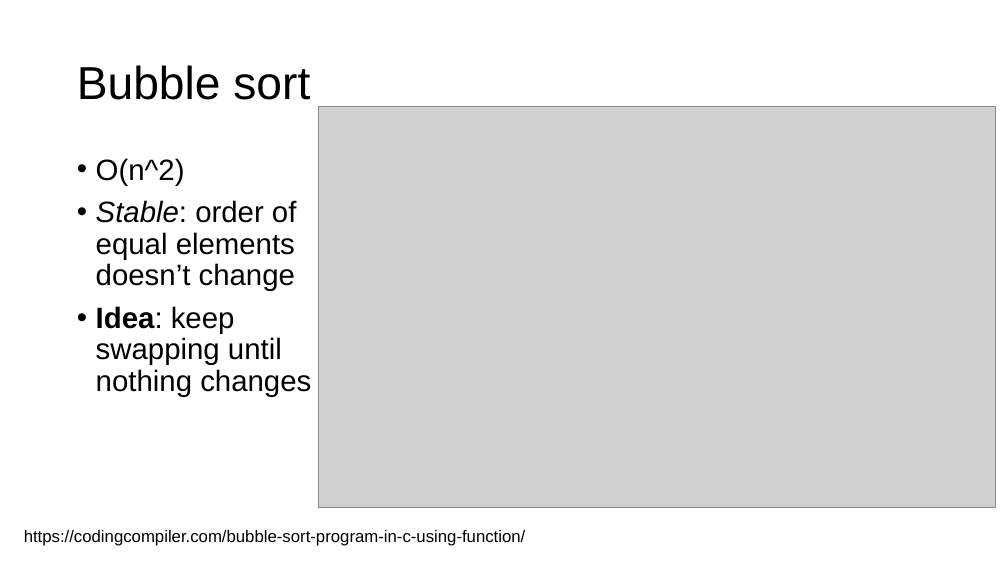
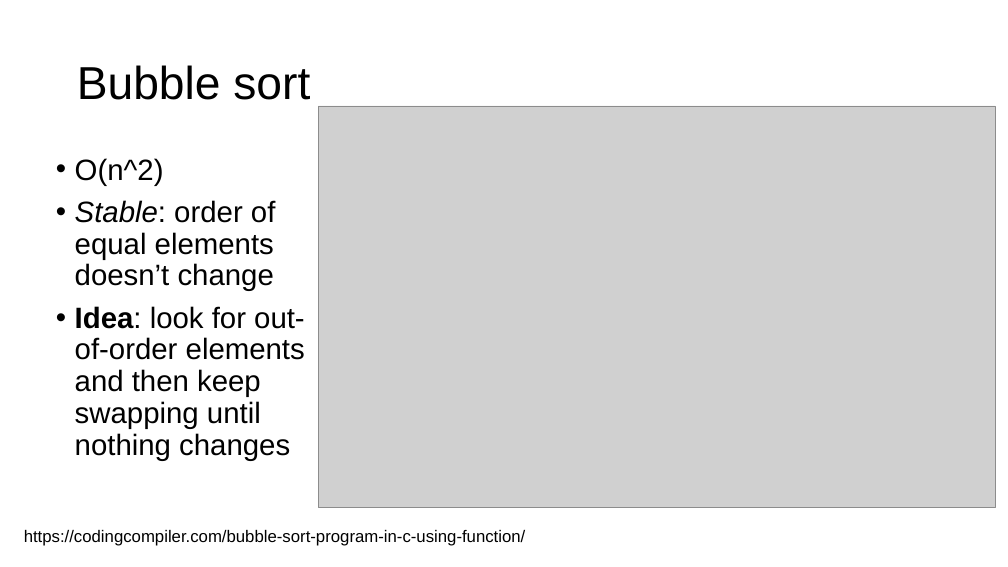
Before and after one commit to parrt/msds689, a slide deck: slide 3 of notes/sorting.pptx. Drawn at 1008x567 pixels with LibreOffice and Linux fonts; fonts in the diff are those of the drawing; grey boxes stand for pictures; background and template pictures are left out. Boxes give left, top, right and bottom in pixels: in the first picture for what was removed or moved away, otherwise in the second. Text is boxed around its words. In the diff, an @@ line names an element or a change of style, - is before the commit and + after.

```diff
--- a/notes/sorting.pptx
+++ b/notes/sorting.pptx
@@ text "O(n^2)": place and size @@
-text "O(n^2)" at bbox=[96, 158, 311, 397]
+text "O(n^2)" at bbox=[75, 158, 305, 461]
@@ text at bbox=[75, 306, 305, 461]: text changed @@
-• Idea: keep
-  swapping until
-  nothing changes
+• Idea: look for out-of-order elements and then keep
+  swapping until
+  nothing changes
```
Also in this commit, not shown: 9 other slides changed, 3 slides added, 8 other files.
